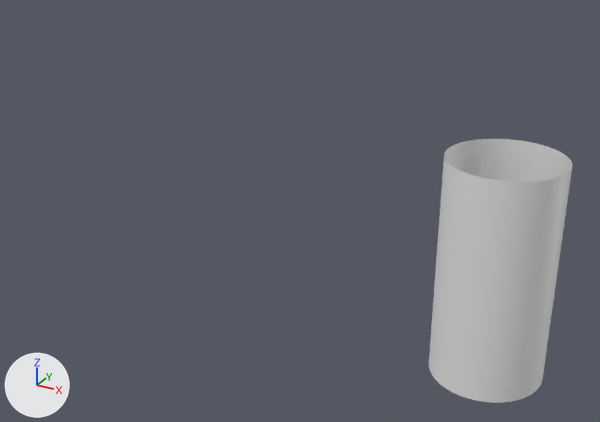
The FBX model Assets/Game/VisualEffects/vfx_objects.fbx as it was, and as the next commit left it.
Camera for both pictures: a 50 mm camera at (3.14, -12.58, 6.58) aimed at (-1.82, -3.57, 2.07). Every picture has the same lights, and +X, +Y and +Z are marked at lower left. The older version comes first.

In view in the first picture: 'vfx_water_tube'.
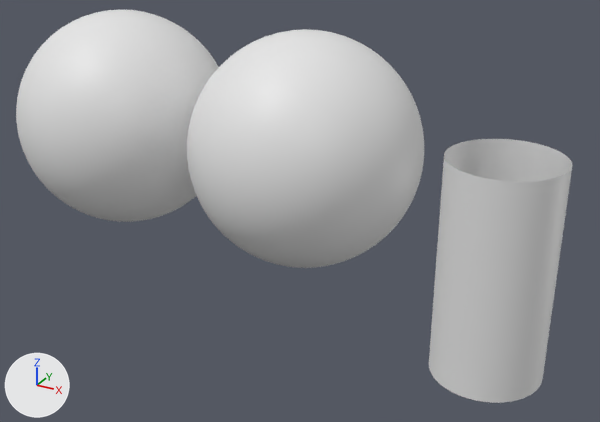
Where the change shows, as pixel boxes [x1, y1, x2, y2] in the pictures (600 x 422 px):
'vfx_sphere_uv', added
    after: [187, 29, 424, 268]
'vfx_sphere_cube', added
    after: [16, 10, 219, 222]

What the commit changed:
Mesh me_sphere_001 is new.
It has 1986 vertices, 2048 faces and spans x -1.0..1.0, y -1.0..1.0, z -1.0..1.0.
Mesh me_cube_008 is new.
It has 2906 vertices, 2904 faces and spans x -1.0..1.0, y -1.0..1.0, z -1.0..1.0.
Object 'vfx_sphere_uv' (ob_vfx_sphere_uv) is new; it shows me_sphere_001.
Its location is (-0.05, -6.69, 4.21).
Object 'vfx_sphere_cube' (ob_vfx_sphere_cube) is new; it shows me_cube_008.
Its location is (-1.98, -6.69, 4.21).
